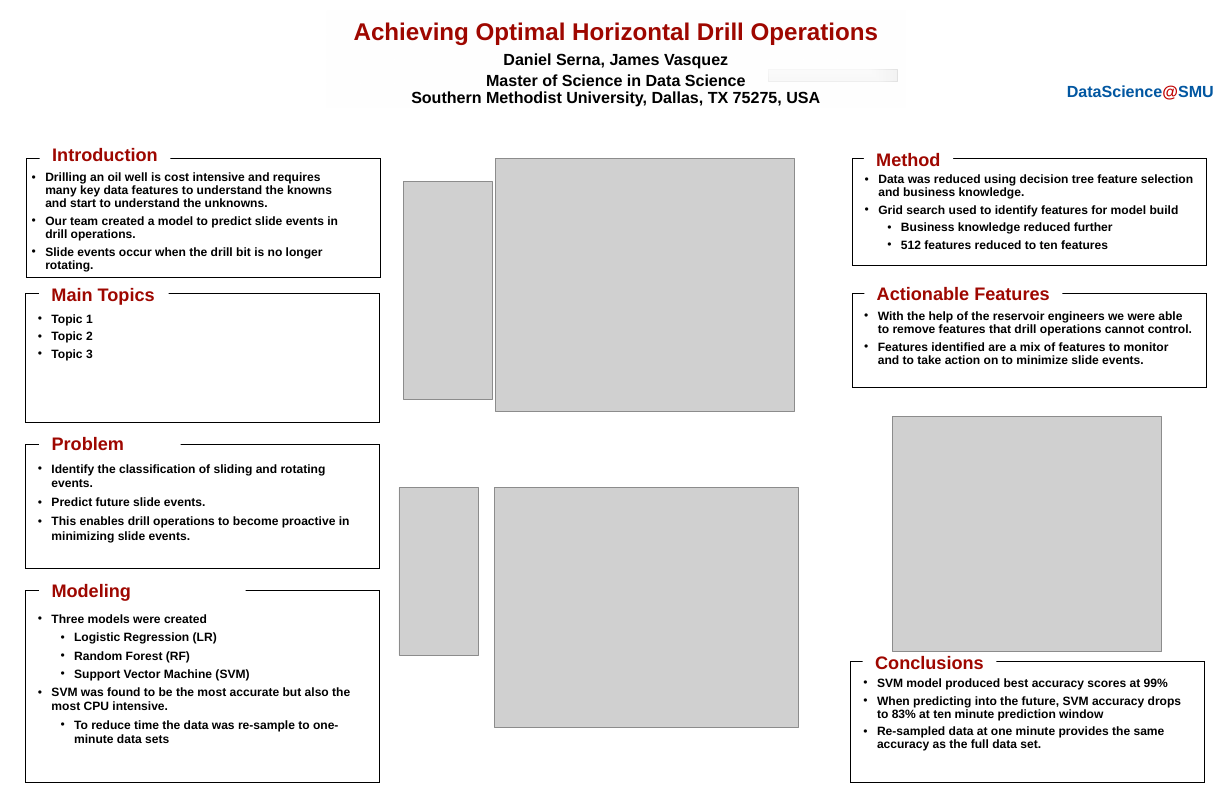
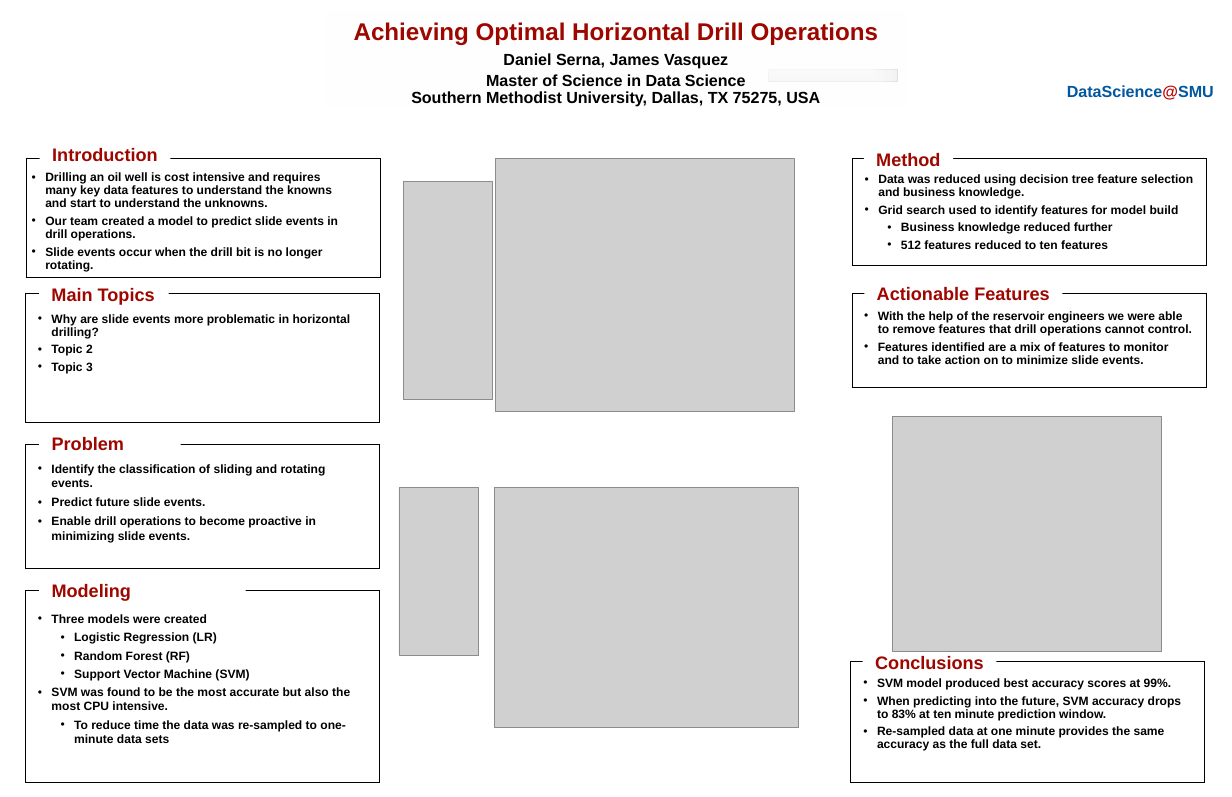
Before and after one commit to jvasquezDC/CapstoneA, a slide deck: slide 1 of PosterSession/Serna_Vasquez_PosterSession.ppt. Drawn at 1232x797 pixels with LibreOffice and Linux fonts; fonts in the diff are those of the drawing; grey boxes stand for pictures; background and template pictures are left out. Boxes give left, top, right and bottom in pixels: in the first picture for what was removed or moved away, otherwise in the second. Text is boxed around its words. In the diff, an @@ line names an element or a change of style, - is before the commit and + after.

Commit message:
more minor updates to poster.

```diff
--- a/PosterSession/Serna_Vasquez_PosterSession.ppt
+++ b/PosterSession/Serna_Vasquez_PosterSession.ppt
@@ text at box(51, 313, 351, 338): text changed @@
-• Topic 1
+• Why are slide events more problematic in horizontal drilling?
@@ text at box(51, 516, 316, 543): text changed @@
-• This enables drill operations to become proactive in minimizing slide events.
+• Enable drill operations to become proactive in minimizing slide events.
@@ text at box(877, 678, 1182, 720): text changed @@
-• SVM model produced best accuracy scores at 99%
-• When predicting into the future, SVM accuracy drops to 83% at ten minute prediction window
+• SVM model produced best accuracy scores at 99%.
+• When predicting into the future, SVM accuracy drops to 83% at ten minute prediction window.
@@ text at box(74, 720, 345, 743): text changed @@
-  • To reduce time the data was re-sample to one-minute data sets
+  • To reduce time the data was re-sampled to one-minute data sets
```
